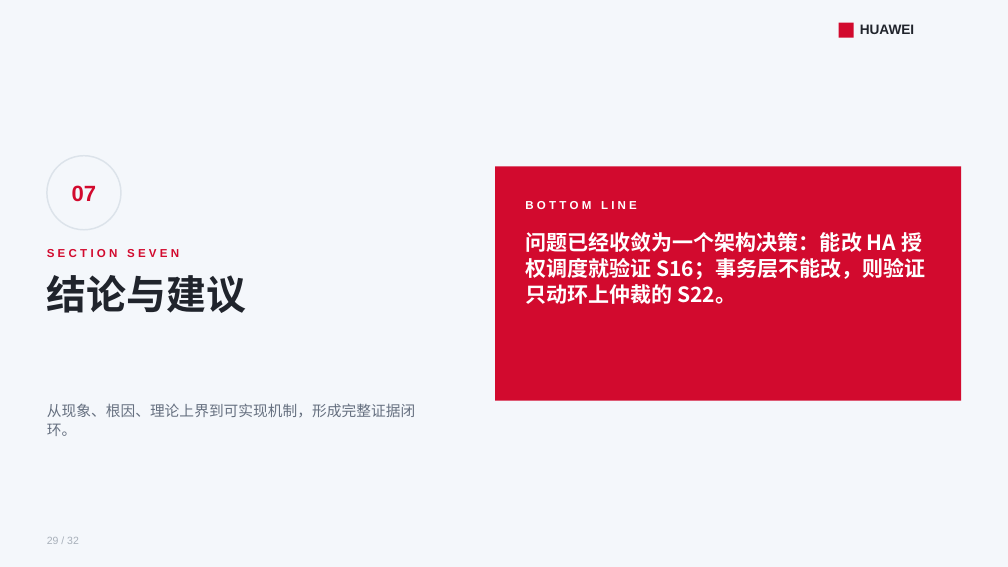
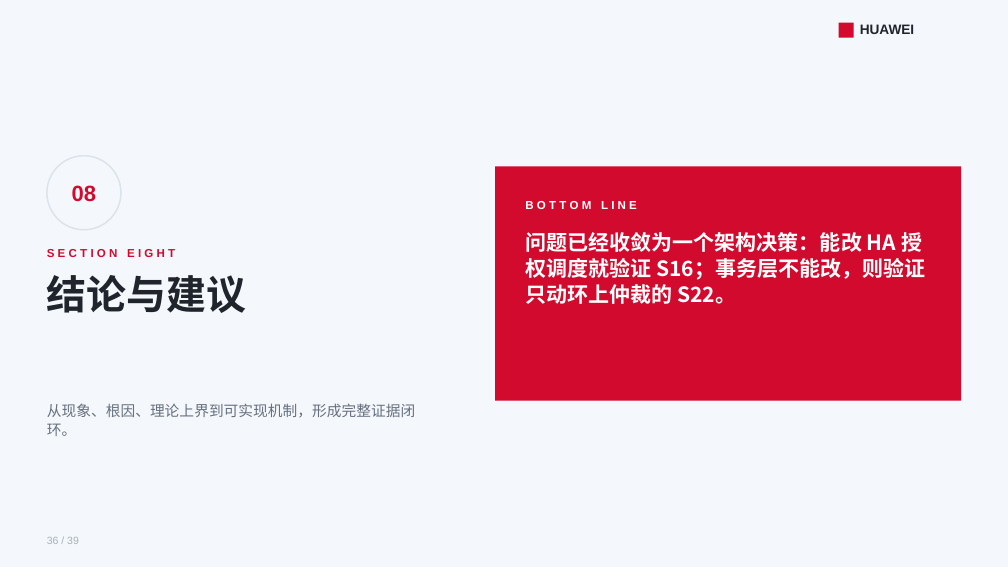
Before and after one commit to lukebest/booksim2, a slide deck: slide 36 of ppt/ring2-write-fairness.pptx (slide 29 before the commit). Drawn at 1008x567 pixels with LibreOffice and Linux fonts; fonts in the diff are those of the drawing. Boxes give left, top, right and bottom in pixels: in the first picture for what was removed or moved away, otherwise in the second. Text is boxed around its words. In the diff, an @@ line names an element or a change of style, - is before the commit and + after.

```diff
--- a/ppt/ring2-write-fairness.pptx
+++ b/ppt/ring2-write-fairness.pptx
@@ text at (72,185,97,202): text changed @@
-07
+08
@@ text at (47,249,175,261): text changed @@
-S E C T I O N S E V E N
+S E C T I O N E I G H T
```
Also in this commit, not shown: 30 other slides changed, 7 slides added, 30 other files.
